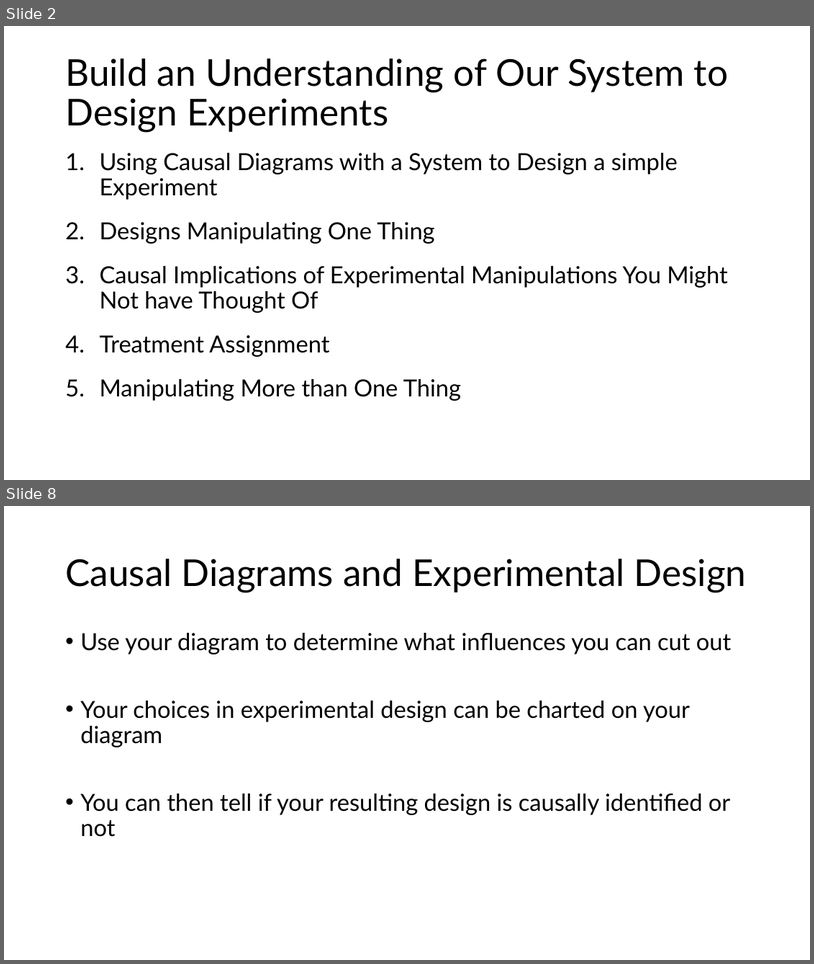
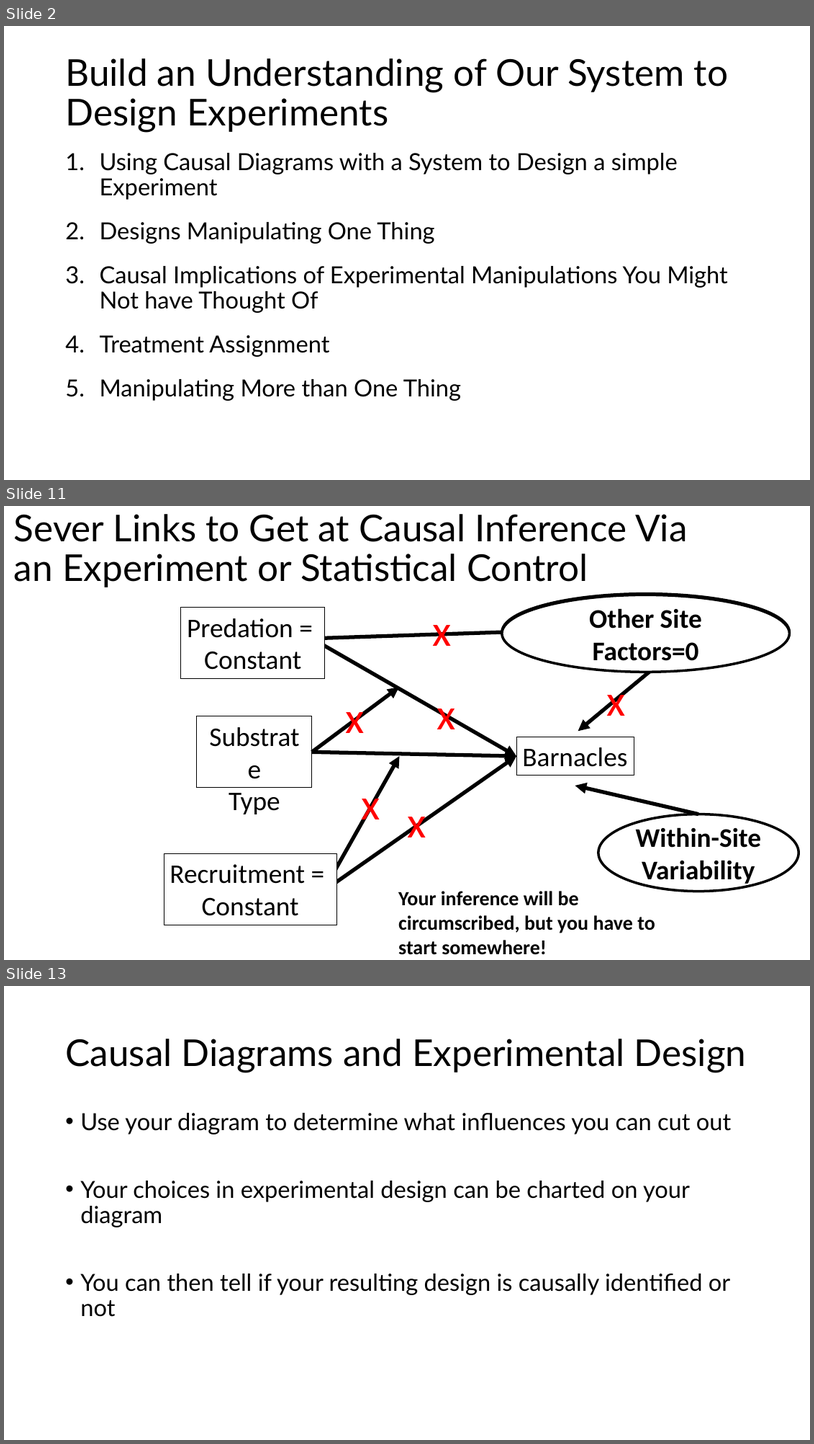
Before and after one commit to biol607/biol607.github.io, a slide deck: lectures/causality_experiments.pptx. Shown one above the other, each under a label of ours: slides 2 and 8 before the commit, slides 2, 11 and 13 after it; the slides between them are not shown. The pictures are 814x964 and 814x1444 pixels, drawn with LibreOffice and Linux fonts; fonts in the diff are those of the drawing. Boxes give left, top, right and bottom in pixels: in the first picture for what was removed or moved away, otherwise in the second. Text is boxed around its words. In the diff, an @@ line names an element or a change of style, - is before the commit and + after.

```diff
--- a/lectures/causality_experiments.pptx
+++ b/lectures/causality_experiments.pptx
@@ slide 11 added at (4, 506, 810, 960), background #FFFFFF @@
@@ title added at (14, 514, 688, 587), 44 pt, text #000000 @@
+Sever Links to Get at Causal Inference Via an Experiment or Statistical Control
@@ rectangle added at (181, 607, 325, 678), fill #FFFFFF, outline #000000 0.75 pt, 32 pt, text #000000 @@
+Predation =
+Constant
@@ ellipse added at (502, 594, 790, 671), fill #FFFFFF, outline #000000 3 pt, 32 pt, text #000000, bold @@
+Other Site Factors
@@ ellipse added at (502, 595, 790, 672), fill #FFFFFF, outline #000000 3 pt, 32 pt, text #000000, bold @@
+Other Site Factors=0
@@ arrow added from (502, 632) to (312, 638), #000000 4.5 pt @@
@@ text added at (433, 625, 452, 646), 52 pt, text #FF0000 @@
+x
@@ arrow added from (312, 638) to (517, 756), #000000 4.5 pt @@
@@ arrow added from (651, 671) to (579, 731), #000000 4.5 pt @@
@@ arrow added from (312, 752) to (399, 687), #000000 4.5 pt @@
@@ text added at (607, 690, 625, 716), 52 pt, text #FF0000 @@
+x
@@ rectangle added at (197, 716, 312, 788), outline #000000 0.75 pt, 32 pt, text #000000 @@
+Substrate
+Type
@@ text added at (345, 710, 364, 733), 52 pt, text #FF0000 @@
+x
@@ text added at (437, 708, 456, 729), 52 pt, text #FF0000 @@
+x
@@ rectangle added at (517, 736, 634, 775), outline #000000 0.75 pt, 32 pt, text #000000 @@
+Barnacles
@@ arrow added from (312, 752) to (517, 756), #000000 4.5 pt @@
@@ arrow added from (324, 890) to (517, 756), #000000 4.5 pt @@
@@ arrow added from (324, 890) to (399, 756), #000000 4.5 pt @@
@@ text added at (362, 786, 381, 826), 52 pt, text #FF0000 @@
+x
@@ arrow added from (699, 814) to (576, 785), #000000 4.5 pt @@
@@ text added at (408, 816, 427, 837), 52 pt, text #FF0000 @@
+x
@@ ellipse added at (599, 814, 799, 890), fill #FFFFFF, outline #000000 3 pt, 32 pt, text #000000, bold @@
+Within-Site Variability
@@ rectangle added at (164, 853, 337, 924), fill #FFFFFF, outline #000000 0.75 pt, 32 pt, text #000000 @@
+Recruitment =
+Constant
@@ text added at (399, 890, 655, 955), 24 pt, text #000000, bold @@
+Your inference will be circumscribed, but you have to start somewhere!
@@ what was slide 8 is now slide 13 @@
```
Also in this commit, not shown: 7 slides changed, 6 other slides added, 2 slides removed, 2 other files.
